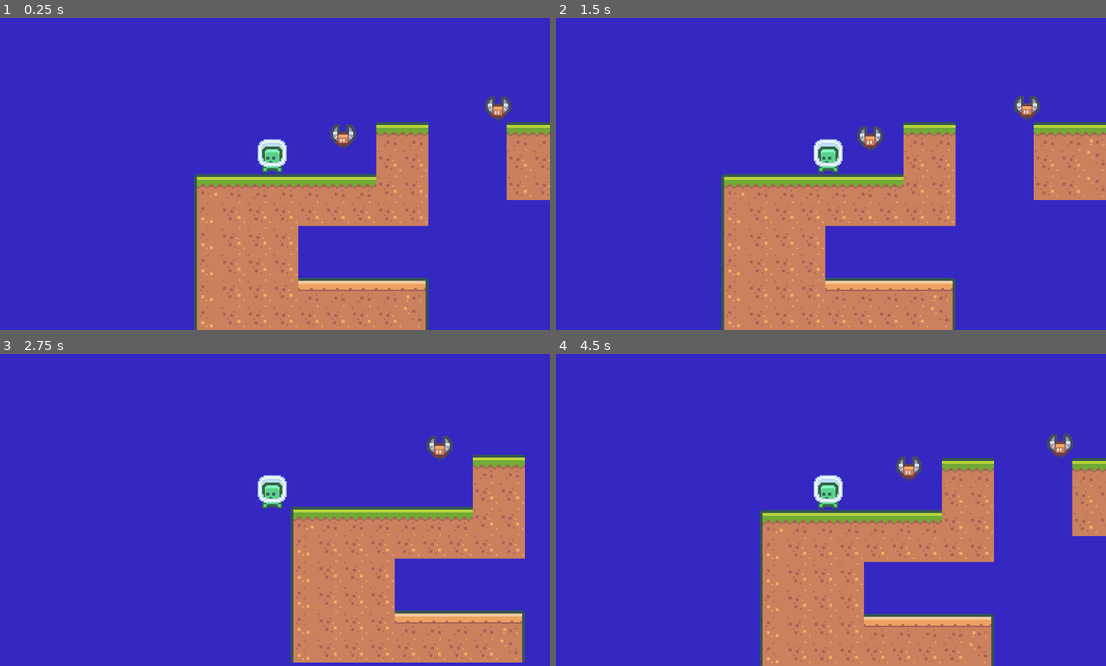
Above: before the commit, frames 1-4 (two rows, left to right).
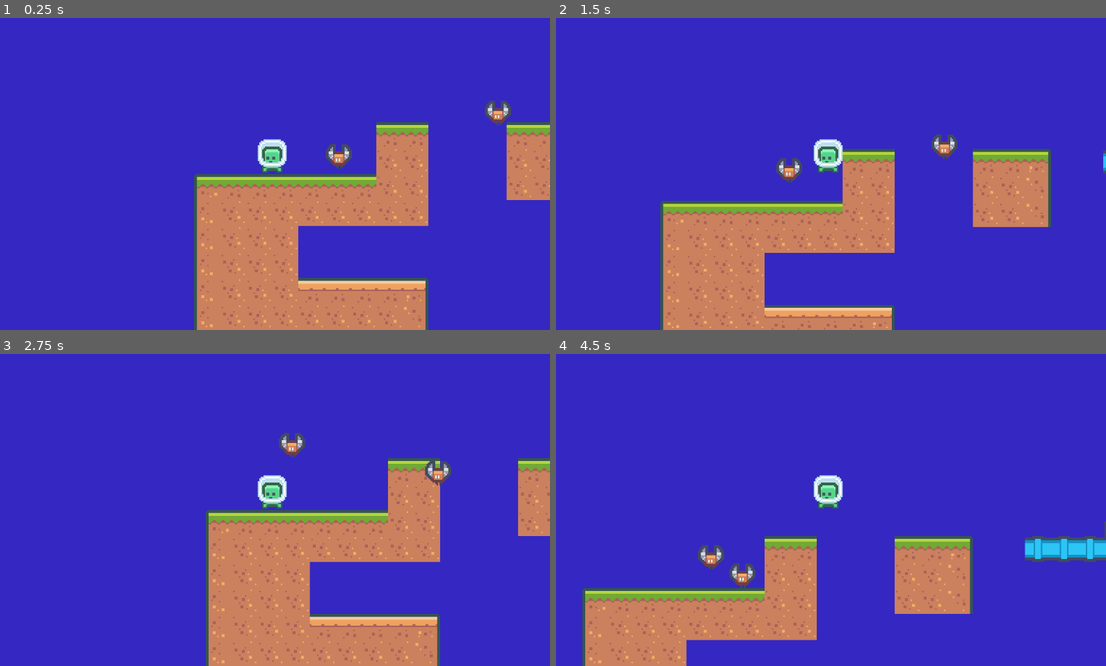
Above: after the commit, the same moments.

Repository: DanPillow/platform2dproject
Game: Godot game, scene res://level1.tscn
Same seed, same stepped clock (60 frames per second), same inputs: the game is played once before the commit and once after it.
Inputs:
- Up to frame 1 (0.25 s): no input
- Up to frame 2 (1.5 s): hold Right from 0.53 s (still down); tap Space at 0.77 s
- Up to frame 3 (2.75 s): tap Space at 1.52 s; release Right at 2.03 s; hold Left from 2.03 s (still down)
- Up to frame 4 (4.5 s): release Left at 2.78 s; hold Right 2.78-4.28 s; tap Space at 3.02, 3.77 s; hold Left from 4.28 s (still down)

The runs differ from the first frame. In frame 1, 0.8% of the frame differs, in the area x 59-93%, y 25-49%; in frame 2, 27%; in frame 3, 24%; in frame 4, 29%, in the area x 4-100%, y 25-100%.

Commit message:
Error fix (Failed)
Tried Fixing a bug that means one enemy flys diagonally before its true path, but now they both do

Diff:
--- a/Enemy.tscn
+++ b/Enemy.tscn
@@ -11,11 +11,10 @@
 move_dir = Vector2(0, -50)
 
 [node name="Sprite" type="Sprite2D" parent="."]
-position = Vector2(49, -19)
 texture = ExtResource("2_yukvk")
 
 [node name="CollisionShape2D" type="CollisionShape2D" parent="."]
-position = Vector2(49, -20)
+position = Vector2(0, -1)
 shape = SubResource("CircleShape2D_87bfx")
 
 [connection signal="body_entered" from="." to="." method="_on_body_entered"]
--- a/level1.tscn
+++ b/level1.tscn
@@ -1,9 +1,8 @@
-[gd_scene load_steps=7 format=4 uid="uid://b615yyeslh3dk"]
+[gd_scene load_steps=6 format=4 uid="uid://b615yyeslh3dk"]
 
 [ext_resource type="TileSet" uid="uid://ciyh6cinwo16j" path="res://new_tile_set.tres" id="1_adrjc"]
 [ext_resource type="Texture2D" uid="uid://2k3iywmsqila" path="res://Sprites/Characters/character_0001.png" id="2_0d58k"]
 [ext_resource type="Script" path="res://player.gd" id="2_m3krl"]
-[ext_resource type="Script" path="res://enemy.gd" id="4_53vw3"]
 [ext_resource type="PackedScene" uid="uid://csvcfbdb7pvpp" path="res://Enemy.tscn" id="4_e8o35"]
 
 [sub_resource type="CapsuleShape2D" id="CapsuleShape2D_8mj78"]
@@ -31,9 +30,8 @@
 zoom = Vector2(3, 3)
 
 [node name="Enemy" parent="." instance=ExtResource("4_e8o35")]
-script = ExtResource("4_53vw3")
+position = Vector2(52, -8)
 
 [node name="Enemy2" parent="." instance=ExtResource("4_e8o35")]
-position = Vector2(114, -29)
-script = ExtResource("4_53vw3")
+position = Vector2(163, -45)
 move_dir = Vector2(30, 0)
